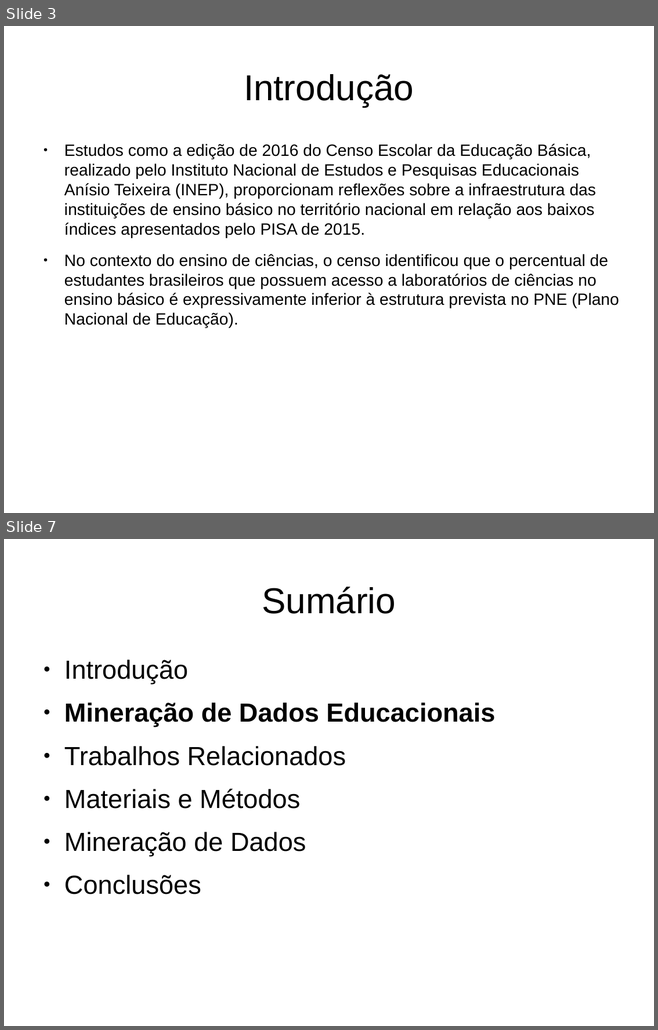
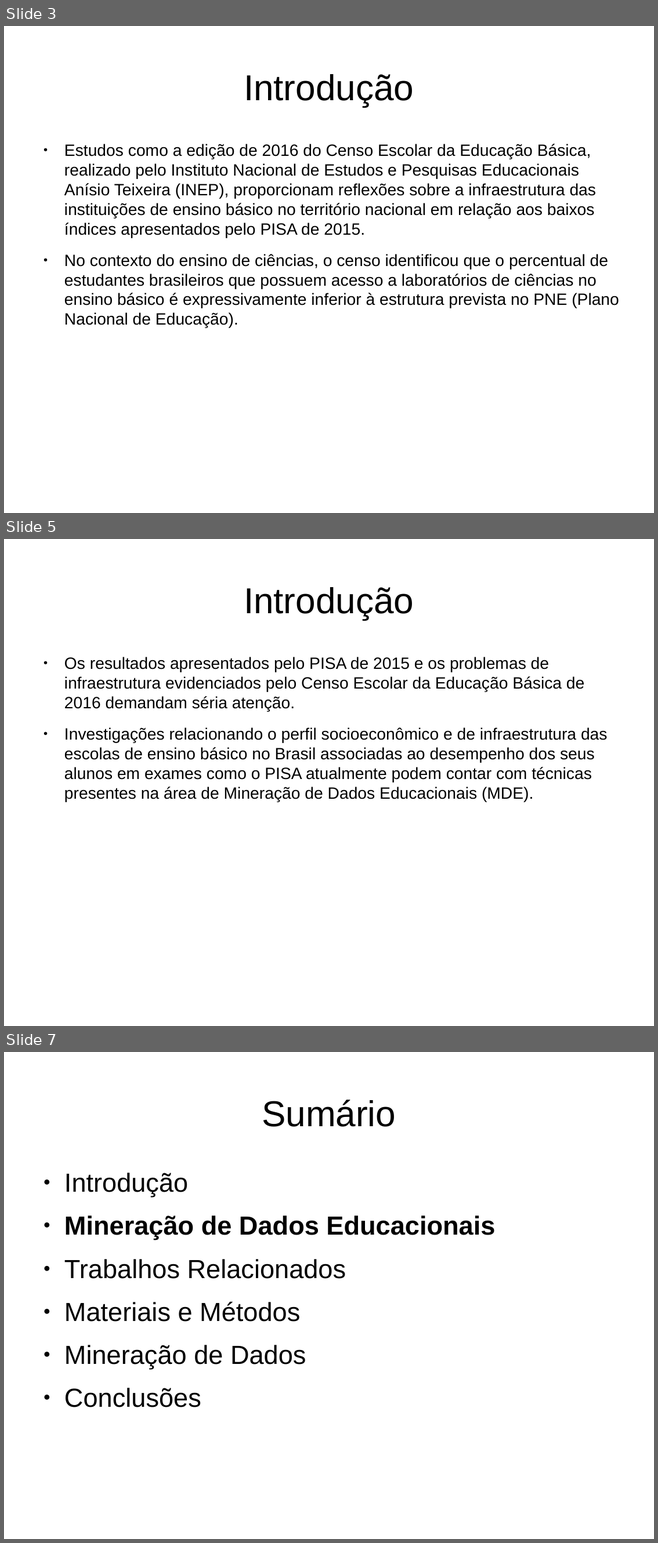
Before and after one commit to alexandre-costa-81/mpdc, a slide deck: mineracao-de-dados-educacionais-nos-resultados-do-enem-de-2015.odp. Shown one above the other, each under a label of ours: slides 3 and 7 before the commit, slides 3, 5 and 7 after it; the slides between them are not shown. The pictures are 658x1030 and 658x1543 pixels, drawn with LibreOffice and Linux fonts; fonts in the diff are those of the drawing. Boxes give left, top, right and bottom in pixels: in the first picture for what was removed or moved away, otherwise in the second. Text is boxed around its words. In the diff, an @@ line names an element or a change of style, - is before the commit and + after.

```diff
--- a/mineracao-de-dados-educacionais-nos-resultados-do-enem-de-2015.odp
+++ b/mineracao-de-dados-educacionais-nos-resultados-do-enem-de-2015.odp
@@ slide 5 added at [4,539,654,1026], background #FFFFFF @@
@@ title added at [244,587,413,620], 44 pt, text #000000 @@
+Introdução
@@ text added at [64,657,607,802], 20 pt, text #000000 @@
+● Os resultados apresentados pelo PISA de 2015 e os problemas de infraestrutura evidenciados pelo Censo Escolar da Educação Básica de 2016 demandam séria atenção.
+● Investigações relacionando o perfil socioeconômico e de infraestrutura das escolas de ensino básico no Brasil associadas ao desempenho dos seus alunos em exames como o PISA atualmente podem contar com técnicas presentes na área de Mineração de Dados Educacionais (MDE).
```
Also in this commit, not shown: 13 slides changed, 11 other slides added, 12 slides removed, 2 other files.
